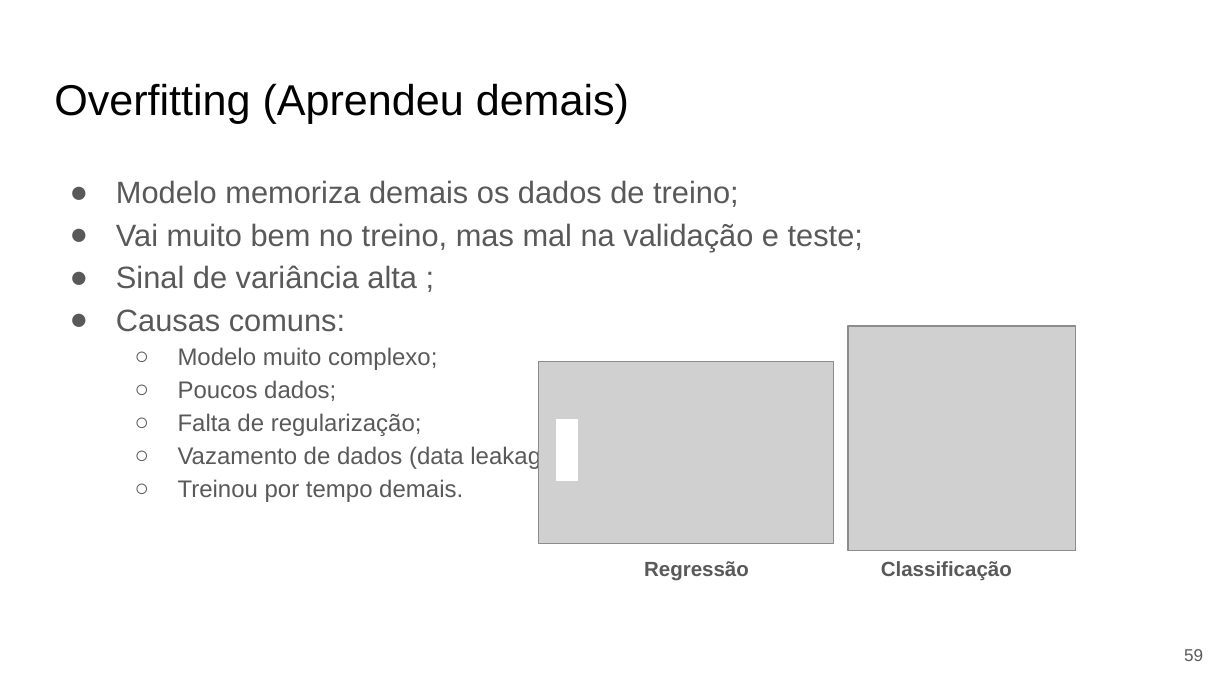
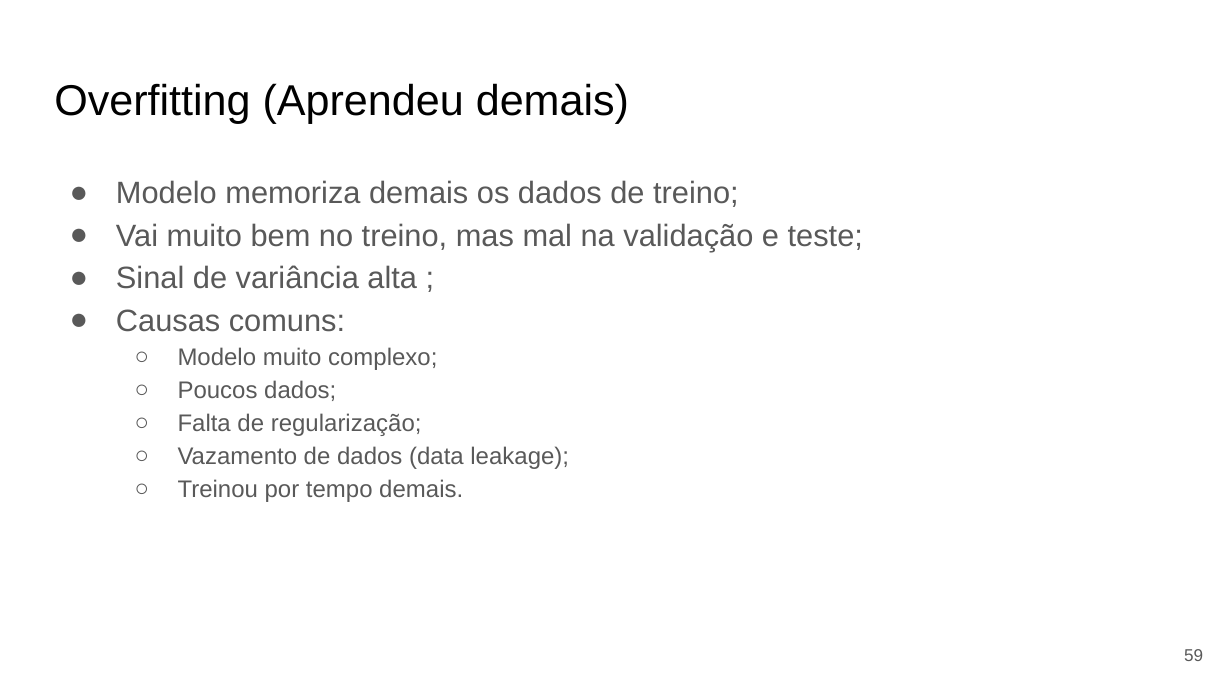
Before and after one commit to Redes-Neurais-2025-1/G5_DescidasGradiente_Fitting_Regularizacao, a slide deck: slide 59 of documentos/apresentacao.pptx. Drawn at 1232x693 pixels with LibreOffice and Linux fonts; fonts in the diff are those of the drawing; grey boxes stand for pictures. Boxes give left, top, right and bottom in pixels: in the first picture for what was removed or moved away, otherwise in the second. Text is boxed around its words. In the diff, an @@ line names an element or a change of style, - is before the commit and + after.

```diff
--- a/documentos/apresentacao.pptx
+++ b/documentos/apresentacao.pptx
@@ picture removed at (x1=848, y1=326, x2=1076, y2=551) @@
@@ picture removed at (x1=538, y1=361, x2=834, y2=543) @@
@@ rectangle removed at (x1=557, y1=419, x2=578, y2=480) @@
@@ text removed at (x1=644, y1=561, x2=749, y2=581) @@
-Regressão
@@ text removed at (x1=881, y1=561, x2=1012, y2=581) @@
-Classificação
```
Also in this commit, not shown: 3 other slides changed, 1 slide added, 1 other file.
